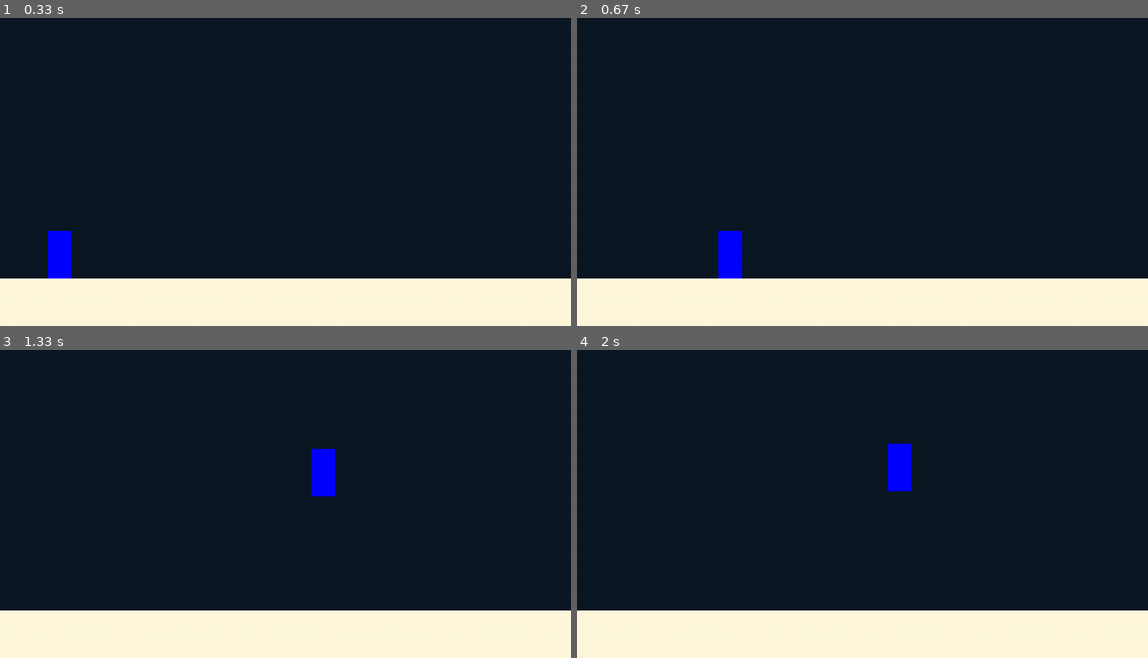
Above: before the commit, frames 1-4 (two rows, left to right).
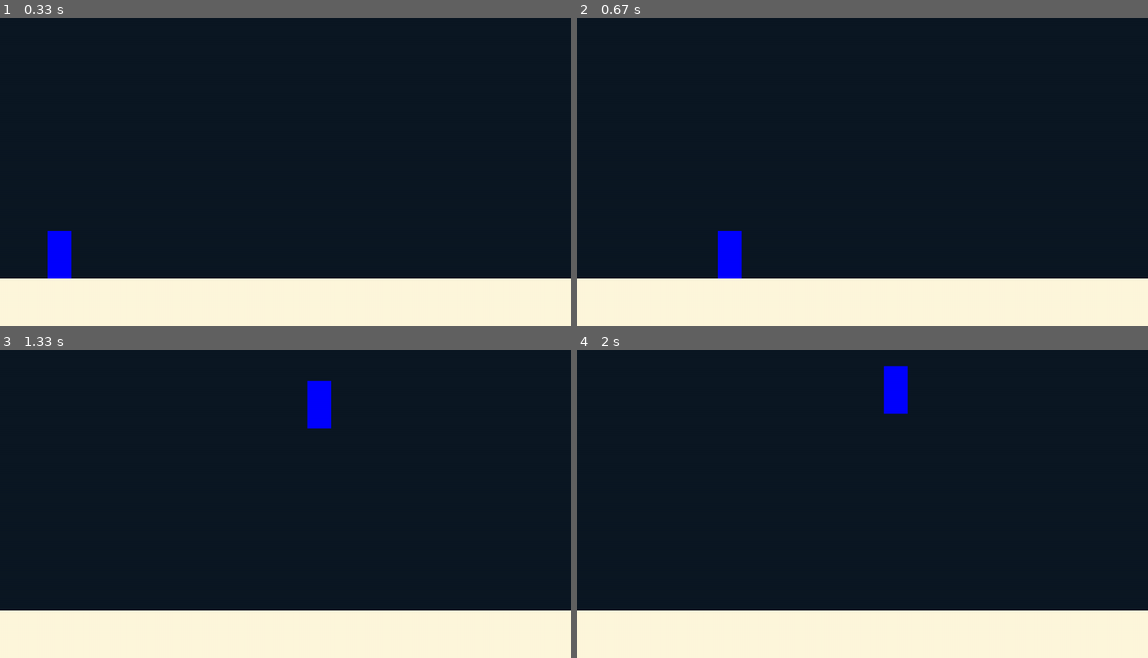
Above: after the commit, the same moments.

Repository: PANKRAV/Pygame-fun
Game: pygame game, started from scripts/main.py
Same seed, same stepped clock (60 frames per second), same inputs: the game is played once before the commit and once after it.
Inputs:
- Up to frame 1 (0.33 s): no input
- Up to frame 2 (0.67 s): hold Right from 0.33 s (still down)
- Up to frame 3 (1.33 s): release Right at 0.8 s; hold Up 0.83-1.13 s; tap Space at 0.9, 1.23 s; hold Right from 1.17 s (still down)
- Up to frame 4 (2 s): tap Space at 1.53, 1.73 s; release Right at 1.63 s; hold Left from 1.67 s (still down)

Frame 1 is identical in both runs. In frame 2, less than 0.1% of the frame differs, in the area x 24-29%, y 69-85%; in frame 3, 1.3%; in frame 4, 1.4%, in the area x 53-59%, y 5-46%.

Commit message:
changed small things and values here and there

Diff:
--- a/scripts/levels.py
+++ b/scripts/levels.py
@@ -8,3 +8,15 @@
         self.enemies = enemies
         self.goal = goal
         self.start = start
+
+
+
+
+
+
+    def setup(self):
+        pass
+
+
+    def end(self):
+        pass
--- a/scripts/main.py
+++ b/scripts/main.py
@@ -11,6 +11,7 @@
 import variables as v
 import sprites
 import utility as util
+import terrain as t
 
 
 
--- a/scripts/sprites.py
+++ b/scripts/sprites.py
@@ -56,10 +56,7 @@
         self.width = 50
         self.height = 100
         #hitbox//
-        self.x = int(x)
-        self.y = int(y)
         self.rect = pg.Rect(self.x, self.y, self.width, self.height)
-        self.color = v.BLUE
         self.pressed = {
             "jump" : False,
             "right" : False,
@@ -68,8 +65,8 @@
             "sprint" : False
         }
         self.speed = 600
-        self.jump = 1500
-        self.mass = 350
+        self.jump = 2500
+        self.mass = 600
         self.uy = 0
         self.ay = 0
         self.ux = 0
@@ -85,7 +82,7 @@
         #state for platform or ground
         self.s = 0
         self.state = "vulnerable"
-        self.μ = 0.65
+        self.μ = 0.45
 
         Player.player_data.append({
             "width" : self.width,
--- a/scripts/variables.py
+++ b/scripts/variables.py
@@ -46,7 +46,7 @@
 screen = pg.display.set_mode((width, height), flags = pg.SHOWN)
 dt = None
 ρ = 1 #air density constant
-groundμ = 0.1 #ground friction
+groundμ = 0.25 #ground friction
 #switches
 object_accelaretion = True
 friction = True
